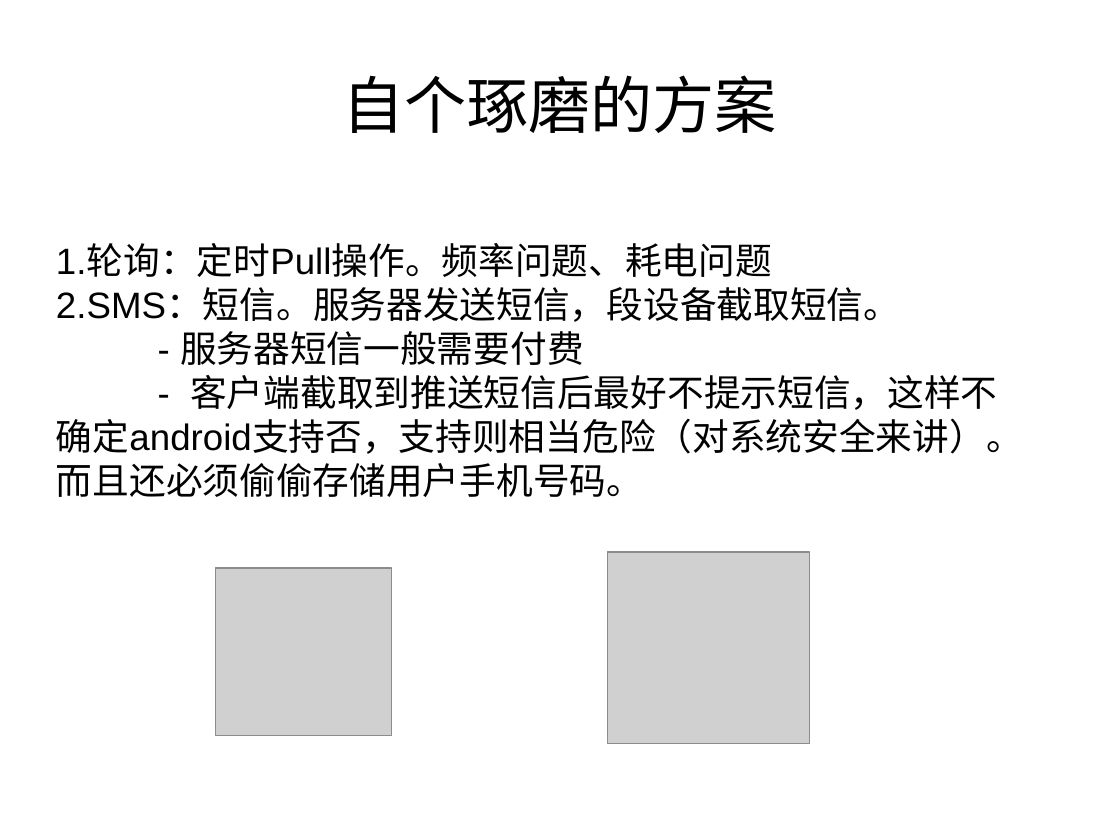
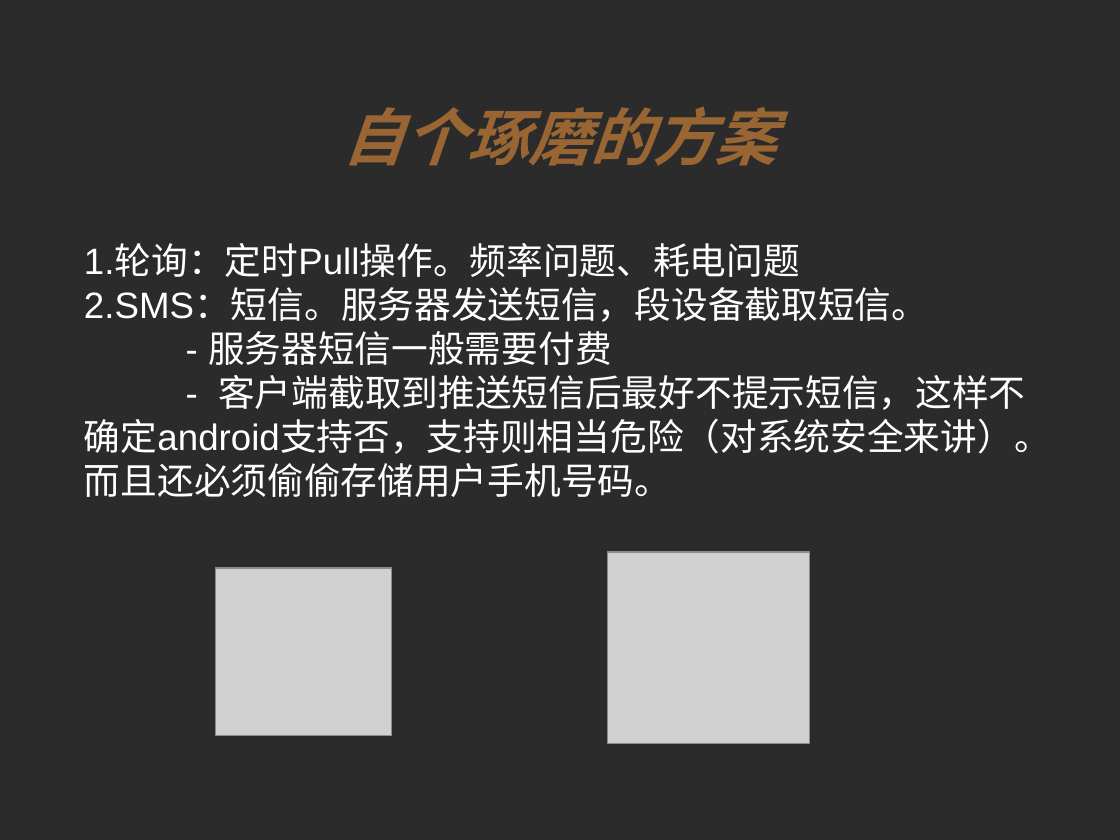
Before and after one commit to sevenler/document, a slide deck: slide 7 of push_operation_for_android.odp (slide 6 before the commit). Drawn at 1120x840 pixels with LibreOffice and Linux fonts; fonts in the diff are those of the drawing; grey boxes stand for pictures; background and template pictures are left out; a plain dark background stands for a picture behind light text. Boxes give left, top, right and bottom in pixels: in the first picture for what was removed or moved away, otherwise in the second. Text is boxed around its words. In the diff, an @@ line names an element or a change of style, - is before the commit and + after.

Commit message:
android推送讲座演示稿样式调整

```diff
--- a/push_operation_for_android.odp
+++ b/push_operation_for_android.odp
@@ background #FFFFFF to picture (left out) @@
@@ title "自个琢磨的方案": place and size @@
-title "自个琢磨的方案" at (342,75,777,133)
+title "自个琢磨的方案" at (342,107,777,166)
@@ title "自个琢磨的方案" at (342,107,777,166): font Arial to Times New Roman, text colour #000000 to #996633, bold on, italic on @@
@@ subtitle "1.轮询：定时Pull操作。频率问题、耗电问题": place and size @@
-subtitle "1.轮询：定时Pull操作。频率问题、耗电问题" at (56,246,1023,497)
+subtitle "1.轮询：定时Pull操作。频率问题、耗电问题" at (84,246,1051,497)
@@ subtitle "1.轮询：定时Pull操作。频率问题、耗电问题" at (84,246,1051,497): text colour #000000 to #FFFFFF @@
```
Also in this commit, not shown: 9 other slides changed, 3 slides added.
